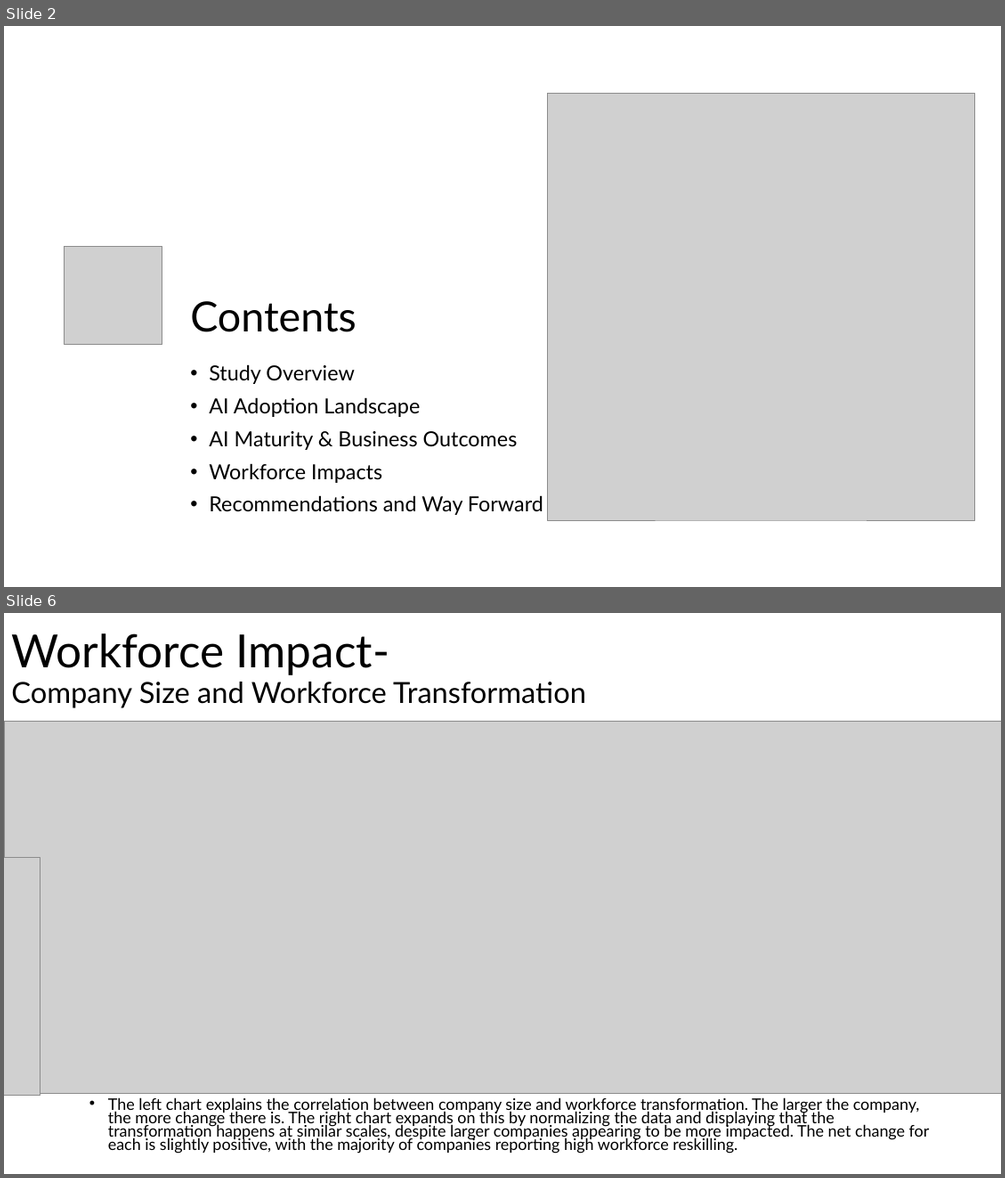
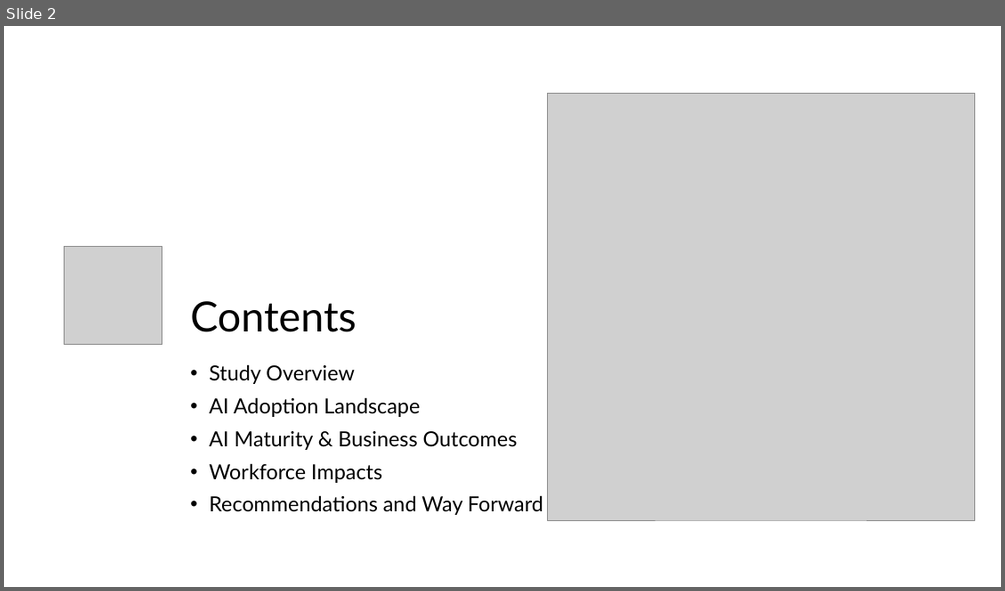
Before and after one commit to S-Shockley/MidtermAIAdoption, a slide deck: Presentation/Global AI Adoption & Workforce Impact Dataset.pptx. Shown one above the other, each under a label of ours: slides 2 and 6 before the commit, slide 2 after it; the slides between them are not shown. The pictures are 1005x1178 and 1005x591 pixels, drawn with LibreOffice and Linux fonts; fonts in the diff are those of the drawing; grey boxes stand for pictures. Boxes give left, top, right and bottom in pixels: in the first picture for what was removed or moved away, otherwise in the second. Text is boxed around its words. In the diff, an @@ line names an element or a change of style, - is before the commit and + after.

```diff
--- a/Presentation/Global AI Adoption & Workforce Impact Dataset.pptx
+++ b/Presentation/Global AI Adoption & Workforce Impact Dataset.pptx
@@ slide 6 removed at (4,613,1001,1174), background #FFFFFF @@
@@ title removed at (11,633,586,708) @@
-Workforce Impact-
-Company Size and Workforce Transformation
@@ picture removed at (4,721,1001,1094) @@
@@ picture removed at (4,858,40,1095) @@
@@ text removed at (108,1097,930,1153) @@
-• The left chart explains the correlation between company size and workforce transformation. The larger the company, the more change there is. The right chart expands on this by normalizing the data and displaying that the transformation happens at similar scales, despite larger companies appearing to be more impacted. The net change for each is slightly positive, with the majority of companies reporting high workforce reskilling.
```
Also in this commit, not shown: 3 slides changed, 3 slides added, 2 other slides removed.
